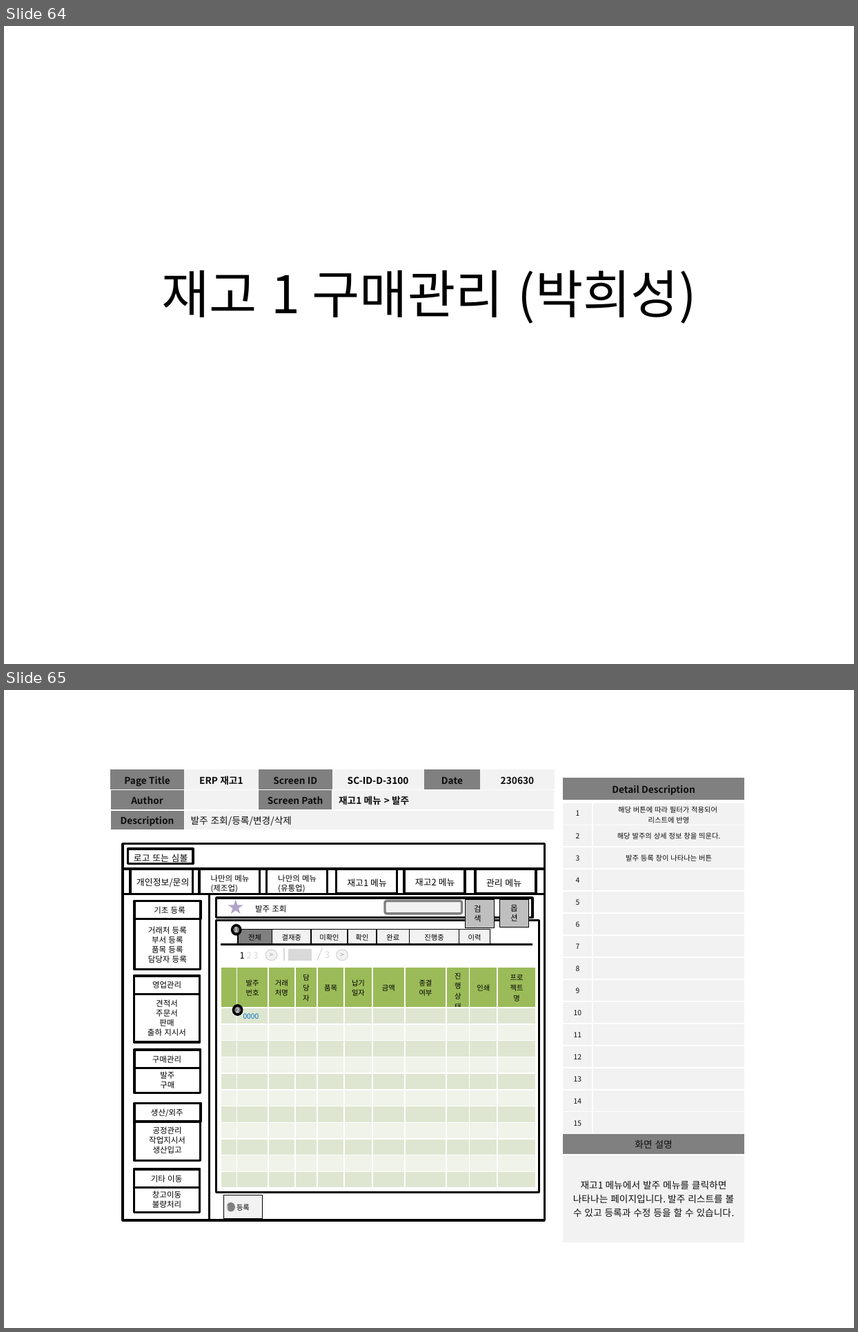
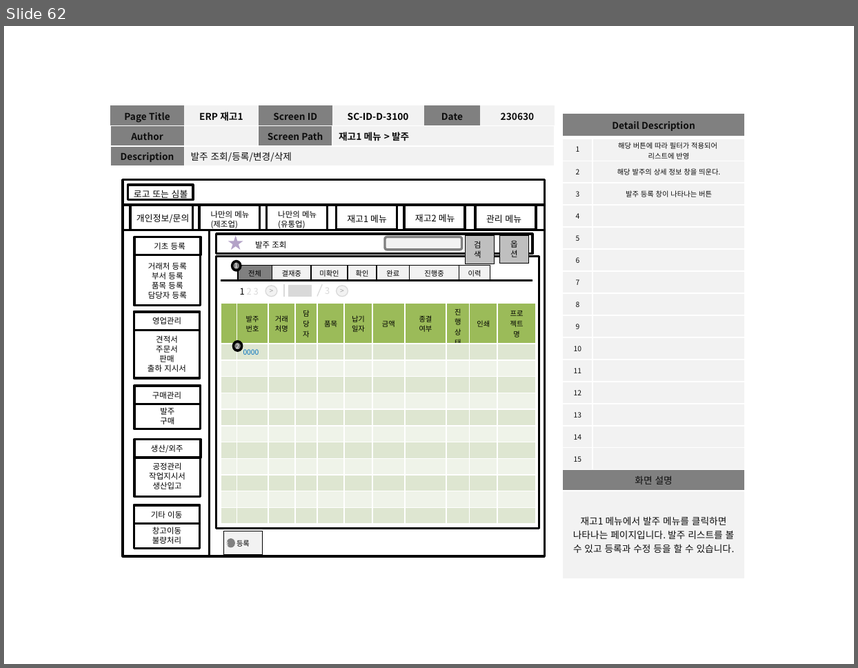
Before and after one commit to dw-final-project/dwFinal, a slide deck: 프로젝트 관련 자료/14.화면정의서_v0.1 최종 2023.07.05.pptx. Shown one above the other, each under a label of ours: slides 64 and 65 before the commit, slide 62 after it. The pictures are 858x1332 and 858x668 pixels, drawn with LibreOffice and Linux fonts; fonts in the diff are those of the drawing. Boxes give left, top, right and bottom in pixels: in the first picture for what was removed or moved away, otherwise in the second. Text is boxed around its words. In the diff, an @@ line names an element or a change of style, - is before the commit and + after.

```diff
--- a/프로젝트 관련 자료/14.화면정의서_v0.1 최종 2023.07.05.pptx
+++ b/프로젝트 관련 자료/14.화면정의서_v0.1 최종 2023.07.05.pptx
@@ slide 64 removed at (4,26,854,664), background #FFFFFF @@
@@ title removed at (161,270,697,323) @@
-재고 1 구매관리 (박희성)
@@ what was slide 65 is now slide 62 @@
```
Also in this commit, not shown: 2 slides changed, 5 other slides removed.
